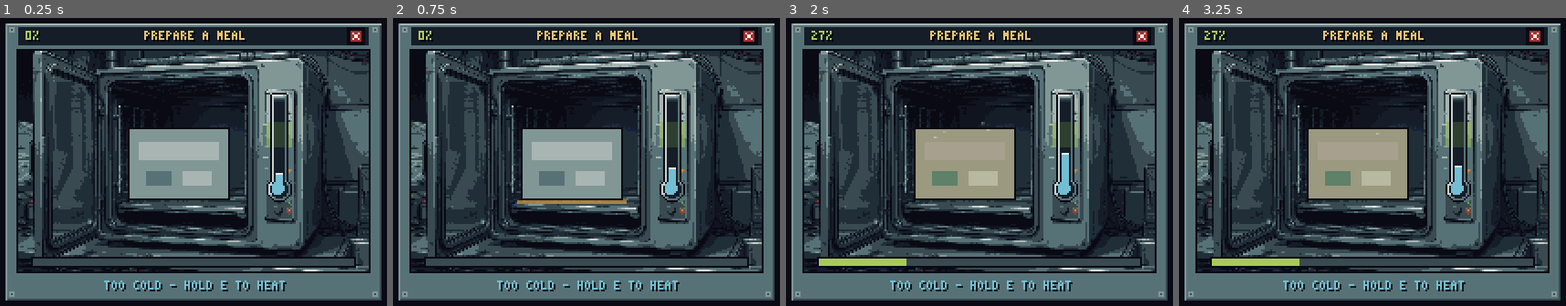
Above: before the commit, frames 1-4 (left to right).
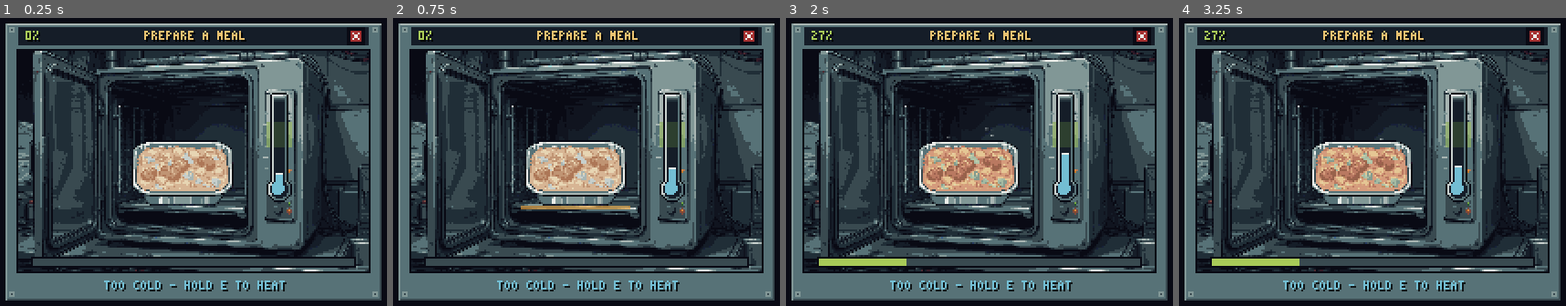
Above: after the commit, the same moments.

Repository: HattoriLoL/Artemis-Adventure
Game: Godot game, scene res://cenas/minigame_refeicao.tscn
Two runs of this game, one before a commit and one after it. Both use one fixed random seed, a clock stepped at 60 frames per second and the inputs below. This scene is started directly instead of the project's main scene.
Inputs (mouse positions are in pixels of both pictures, inside the frame that each line leads up to):
- Up to frame 1 (0.25 s): no input
- Up to frame 2 (0.75 s): tap Enter (ui_accept) at 0.5 s; move the mouse to (714, 144) at 0.52 s; hold D (direita) from 0.53 s (still down); hold E (usar) from 0.53 s (still down); click (714, 144) at 0.67 s
- Up to frame 3 (2 s): tap Enter (ui_accept) at 0.77, 1.52 s; move the mouse to (863, 179) at 1.27 s; release D (direita) at 1.28 s; release E (usar) at 1.28 s; hold S (baixo) from 1.28 s (still down); tap Shift at 1.35 s
- Up to frame 4 (3.25 s): move the mouse to (1430, 90) at 2.02 s; release S (baixo) at 2.03 s; hold D (direita) 2.03-2.78 s; tap X at 2.1 s; tap Enter (ui_accept) at 2.75, 3.02 s; move the mouse to (1341, 228) at 2.77 s; hold W (cima) from 2.78 s (still down); tap J at 2.85 s; click (1341, 228) at 2.92 s

The runs differ from the first frame. In frame 1, 6.7% of the frame differs, in the area x 33-61%, y 37-66%; in frame 2, 7.2%, in the area x 32-62%, y 37-67%; in frame 3, 6.8%; in frame 4, 6.8%.

Commit message:
Refeição: comida crua e pronta do PixelAi (bandeja de comida espacial que vai de seca a ensopado), apoiada no fundo do forno

Diff:
--- a/jogo/scripts/minigame_refeicao.gd
+++ b/jogo/scripts/minigame_refeicao.gd
@@ -39,7 +39,7 @@
 const TAM_JANELA := Vector2(192, 121)
 const BOTAO_X := Rect2(245, 17, 8, 8)
 # dentro do fundo: o centro do pacote de comida e o miolo do tubo do termômetro (x, topo, base)
-const COMIDA := Vector2(88, 62)                   # dentro do forno, apoiada no fundo do compartimento (base em y 82)
+const COMIDA := Vector2(90, 65)                   # dentro do forno, apoiada no fundo do compartimento (base em y 84)
 const TAM_COMIDA_PROVISORIA := Vector2(56, 40)
 const TERMOMETRO := Vector2(134, 23)              # canto do termometro.png (16x60), na fenda do painel do forno
 const TUBO_X := TERMOMETRO.x + 6.0                 # miolo do tubo no termometro.png: x 6..11, de y 5 a 47
Binary file added: jogo/assets/minigames/refeicao/comida_crua.png
Not shown, added: jogo/assets/minigames/refeicao/comida_crua.png.import
Binary file added: jogo/assets/minigames/refeicao/comida_pronta.png
Not shown, added: jogo/assets/minigames/refeicao/comida_pronta.png.import
Not shown, added: jogo/assets/minigames/refeicao/fundo.png.import
Not shown, added: jogo/assets/minigames/refeicao/termometro.png.import
